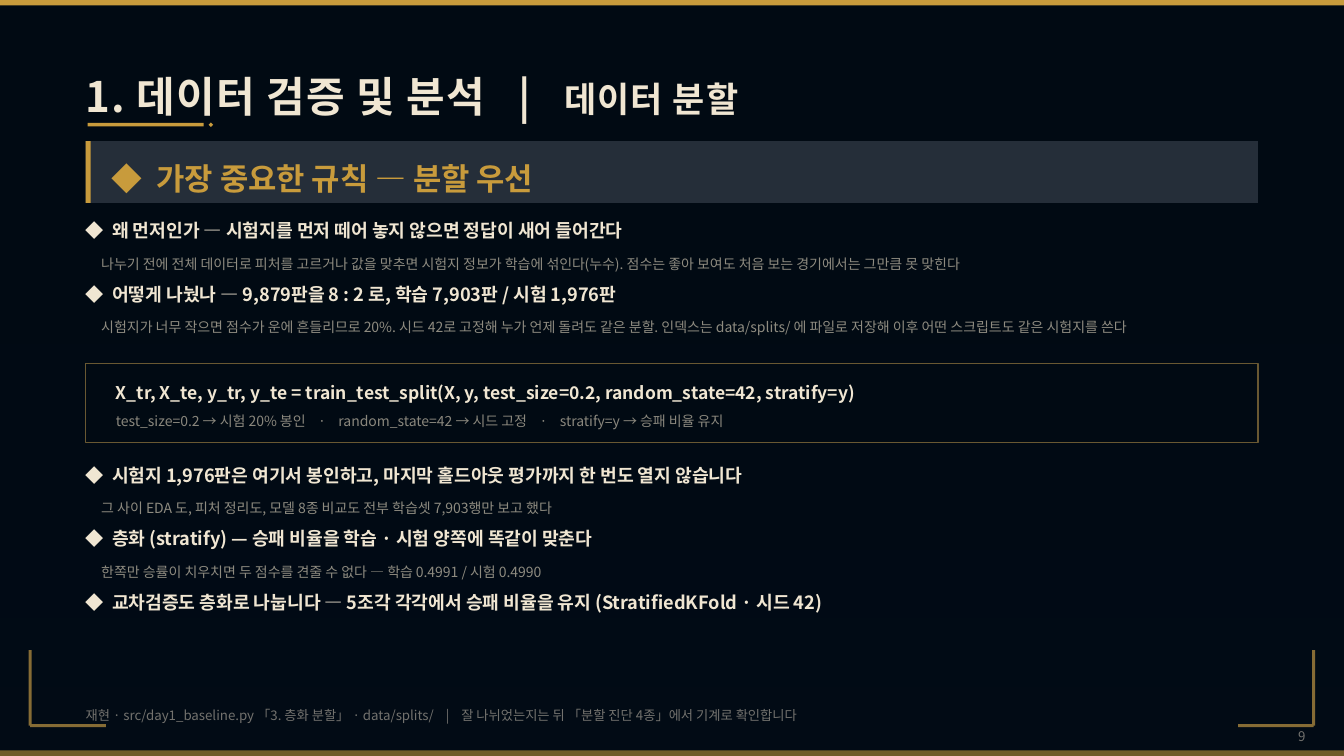
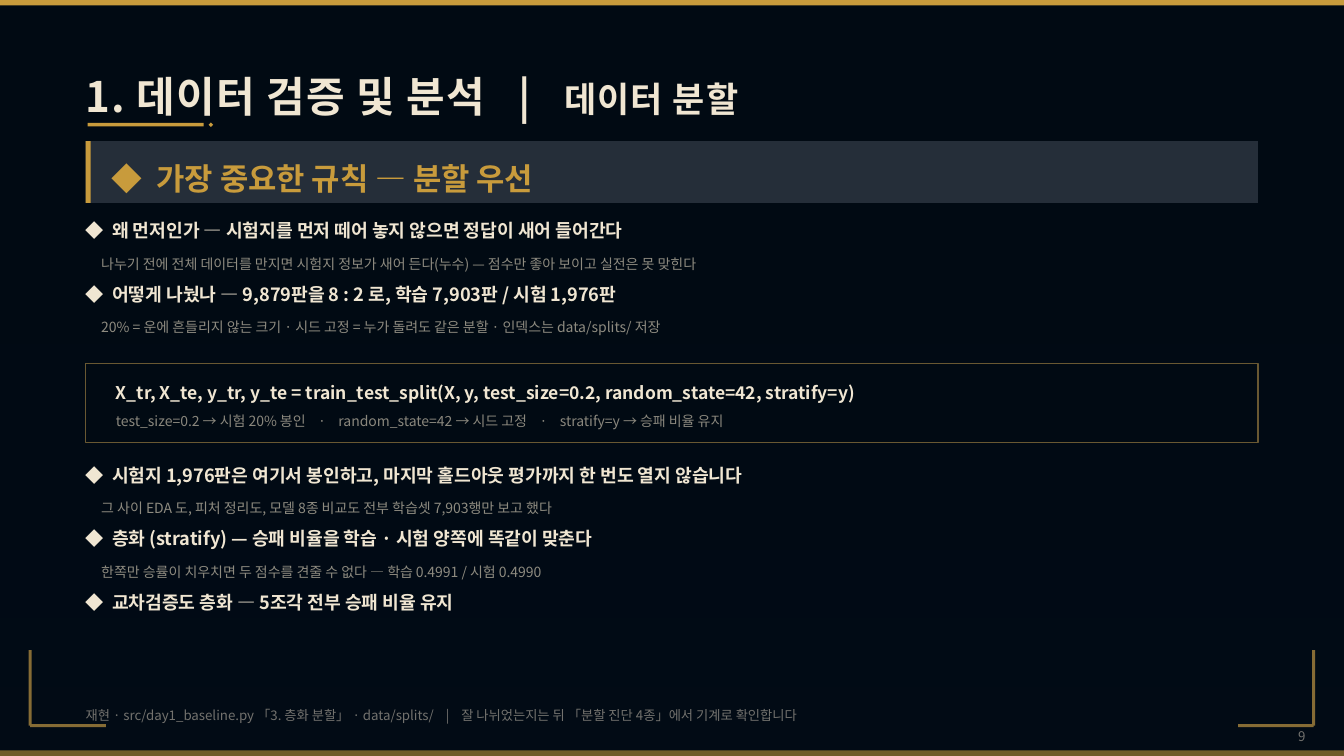
Before and after one commit to wpalswpa/project2608, a slide deck: slide 9 of LOLEX_발표_발표용 사본.pptx. Drawn at 1344x756 pixels with LibreOffice and Linux fonts; fonts in the diff are those of the drawing; background and template pictures are left out. Boxes give left, top, right and bottom in pixels: in the first picture for what was removed or moved away, otherwise in the second. Text is boxed around its words. In the diff, an @@ line names an element or a change of style, - is before the commit and + after.

```diff
--- a/LOLEX_발표_발표용 사본.pptx
+++ b/LOLEX_발표_발표용 사본.pptx
@@ text at [101, 257, 697, 272]: text changed @@
-나누기 전에 전체 데이터로 피처를 고르거나 값을 맞추면 시험지 정보가 학습에 섞인다(누수). 점수는 좋아 보여도 처음 보는 경기에서는 그만큼 못 맞힌다
+나누기 전에 전체 데이터를 만지면 시험지 정보가 새어 든다(누수) — 점수만 좋아 보이고 실전은 못 맞힌다
@@ text at [101, 320, 661, 335]: text changed @@
-시험지가 너무 작으면 점수가 운에 흔들리므로 20%. 시드 42로 고정해 누가 언제 돌려도 같은 분할. 인덱스는 data/splits/ 에 파일로 저장해 이후 어떤 스크립트도 같은 시험지를 쓴다
+20% = 운에 흔들리지 않는 크기 · 시드 고정 = 누가 돌려도 같은 분할 · 인덱스는 data/splits/ 저장
@@ text at [112, 593, 453, 611]: text changed @@
-◆ 교차검증도 층화로 나눕니다 — 5조각 각각에서 승패 비율을 유지 (StratifiedKFold · 시드 42)
+◆ 교차검증도 층화 — 5조각 전부 승패 비율 유지
```
Also in this commit, not shown: 6 other slides changed, 2 slides removed, 3 other files.
